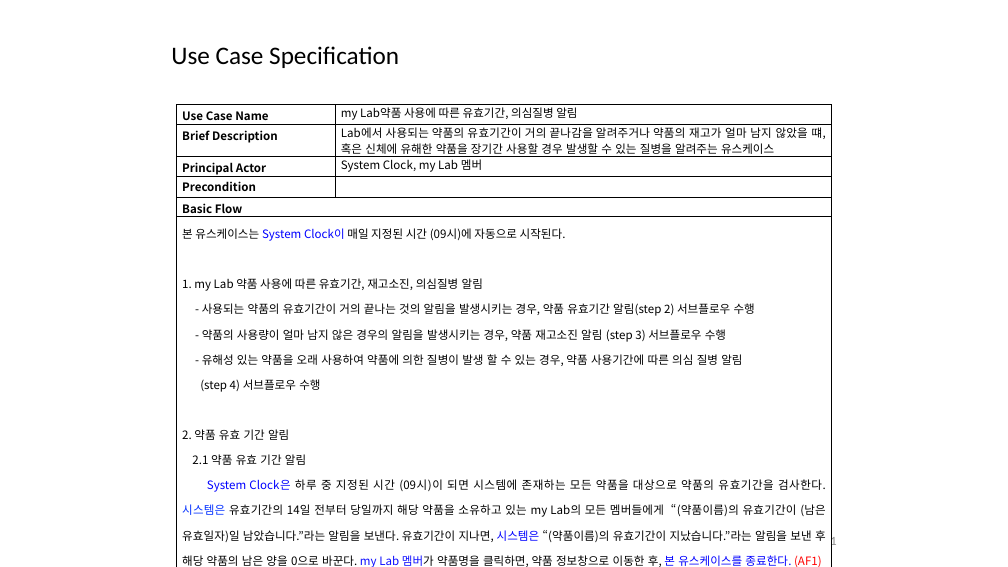
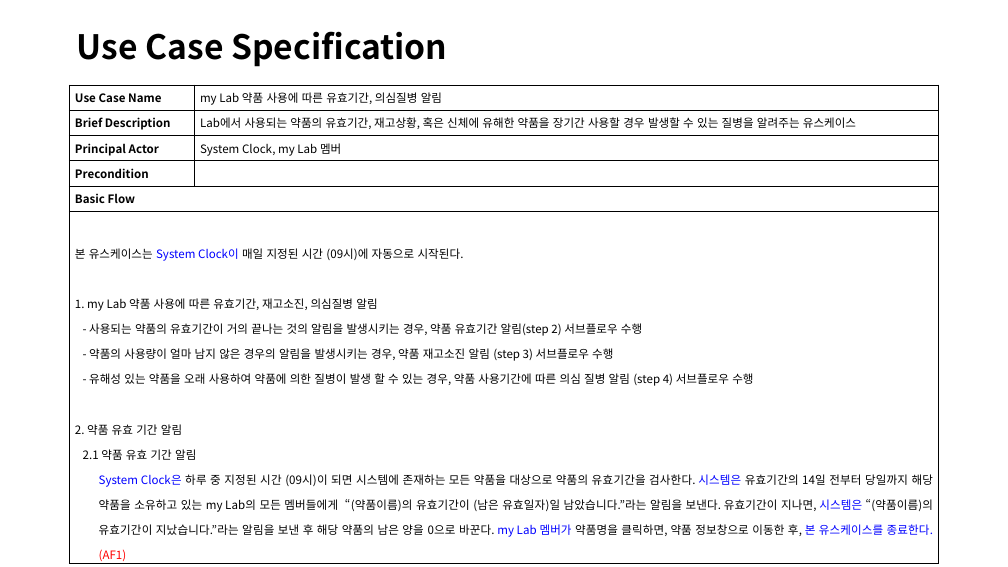
Before and after one commit to jisukim97/ChemicalManagementApplication, a slide deck: slide 22 of Document/4_수정중/합친거.pptx (slide 21 before the commit). Drawn at 1008x567 pixels with LibreOffice and Linux fonts; fonts in the diff are those of the drawing. Boxes give left, top, right and bottom in pixels: in the first picture for what was removed or moved away, otherwise in the second. Text is boxed around its words. In the diff, an @@ line names an element or a change of style, - is before the commit and + after.

```diff
--- a/Document/4_수정중/합친거.pptx
+++ b/Document/4_수정중/합친거.pptx
@@ title "Use Case Specification": place and size @@
-title "Use Case Specification" at [171,46,399,68]
+title "Use Case Specification" at [77,31,447,67]
@@ title "Use Case Specification" at [77,31,447,67]: size 24 to 32 pt, font Calibri to Noto Sans CJK KR, bold on; line spacing 1 to 0.9 @@
@@ table at [70,85,939,565] @@
-row 1, column 2: my Lab약품 사용에 따른 유효기간, 의심질병 알림
+row 1, column 2: my Lab 약품 사용에 따른 유효기간, 의심질병 알림
-row 2, column 2: Lab에서 사용되는 약품의 유효기간이 거의 끝나감을 알려주거나 약품의 재고가 얼마 남지 않았을 떄, 혹은 신체에 유해한 약품을 장기간 사용할 경우 발생할 수 있는 질병을 알려주는 유스케이스
+row 2, column 2: Lab에서 사용되는 약품의 유효기간, 재고상황, 혹은 신체에 유해한 약품을 장기간 사용할 경우 발생할 수 있는 질병을 알려주는 유스케이스
-row 6, column 1: 본 유스케이스는 System Clock이 매일 지정된 시간 (09시)에 자동으로 시작된다. / 1. my Lab 약품 사용에 따른 유효기간, 재고소진, 의심질병 알림 / - 사용되는 약품의 유효기간이 거의 끝나는 것의 알림을 발생시키는 경우, 약품 유효기간 알림(step 2) 서브플로우 수행 / - 약품의 사용량이 얼마 남지 않은 경우의 알림을 발생시키는 경우, 약품 재고소진 알림 (step 3) 서브플로우 수행 / - 유해성 있는 약품을 오래 사용하여 약품에 의한 질병이 발생 할 수 있는 경우, 약품 사용기간에 따른 의심 질병 알림 / (step 4) 서브플로우 수행 / 2. 약품 유효 기간 알림 / 2.1 약품 유효 기간 알림 / System Clock은 하루 중 지정된 시간 (09시)이 되면 시스템에 존재하는 모든 약품을 대상으로 약품의 유효기간을 검사한다. 시스템은 유효기간의 14일 전부터 당일까지 해당 약품을 소유하고 있는 my Lab의 모든 멤버들에게 “(약품이름)의 유효기간이 (남은 유효일자)일 남았습니다.”라는 알림을 보낸다. 유효기간이 지나면, 시스템은 “(약품이름)의 유효기간이 지났습니다.”라는 알림을 보낸 후 해당 약품의 남은 양을 0으로 바꾼다. my Lab 멤버가 약품명을 클릭하면, 약품 정보창으로 이동한 후, 본 유스케이스를 종료한다. (AF1)
+row 6, column 1: 본 유스케이스는 System Clock이 매일 지정된 시간 (09시)에 자동으로 시작된다. / 1. my Lab 약품 사용에 따른 유효기간, 재고소진, 의심질병 알림 / - 사용되는 약품의 유효기간이 거의 끝나는 것의 알림을 발생시키는 경우, 약품 유효기간 알림(step 2) 서브플로우 수행 / - 약품의 사용량이 얼마 남지 않은 경우의 알림을 발생시키는 경우, 약품 재고소진 알림 (step 3) 서브플로우 수행 / - 유해성 있는 약품을 오래 사용하여 약품에 의한 질병이 발생 할 수 있는 경우, 약품 사용기간에 따른 의심 질병 알림 (step 4) 서브플로우 수행 / 2. 약품 유효 기간 알림 / 2.1 약품 유효 기간 알림 / System Clock은 하루 중 지정된 시간 (09시)이 되면 시스템에 존재하는 모든 약품을 대상으로 약품의 유효기간을 검사한다. 시스템은 유효기간의 14일 전부터 당일까지 해당 약품을 소유하고 있는 my Lab의 모든 멤버들에게 “(약품이름)의 유효기간이 (남은 유효일자)일 남았습니다.”라는 알림을 보낸다. 유효기간이 지나면, 시스템은 “(약품이름)의 유효기간이 지났습니다.”라는 알림을 보낸 후 해당 약품의 남은 양을 0으로 바꾼다. my Lab 멤버가 약품명을 클릭하면, 약품 정보창으로 이동한 후, 본 유스케이스를 종료한다. (AF1)
@@ fill #FFFFFF to none in 9 cells @@
@@ line spacing 1.15 to 1 @@
@@ line spacing 0.97 to 1 @@
@@ table: place and size @@
-table at [177,105,832,567]
+table at [70,85,939,565]
@@ page number removed at [824,535,837,549] @@
-21
```
Also in this commit, not shown: 22 other slides changed, 2 slides added.
